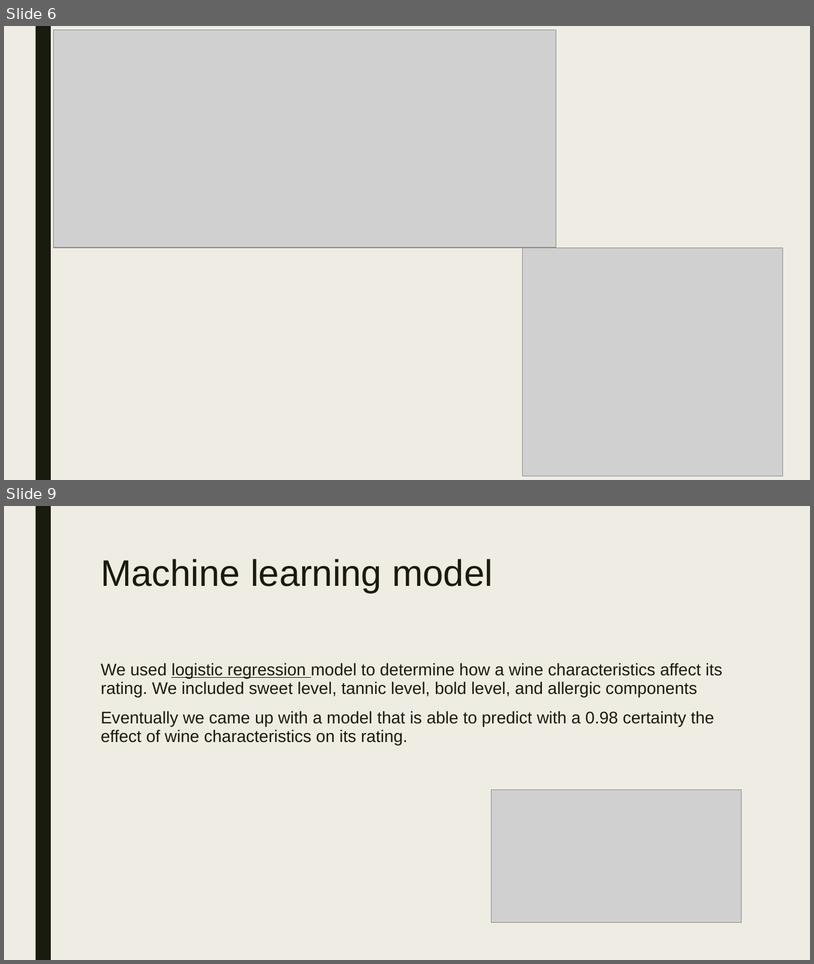
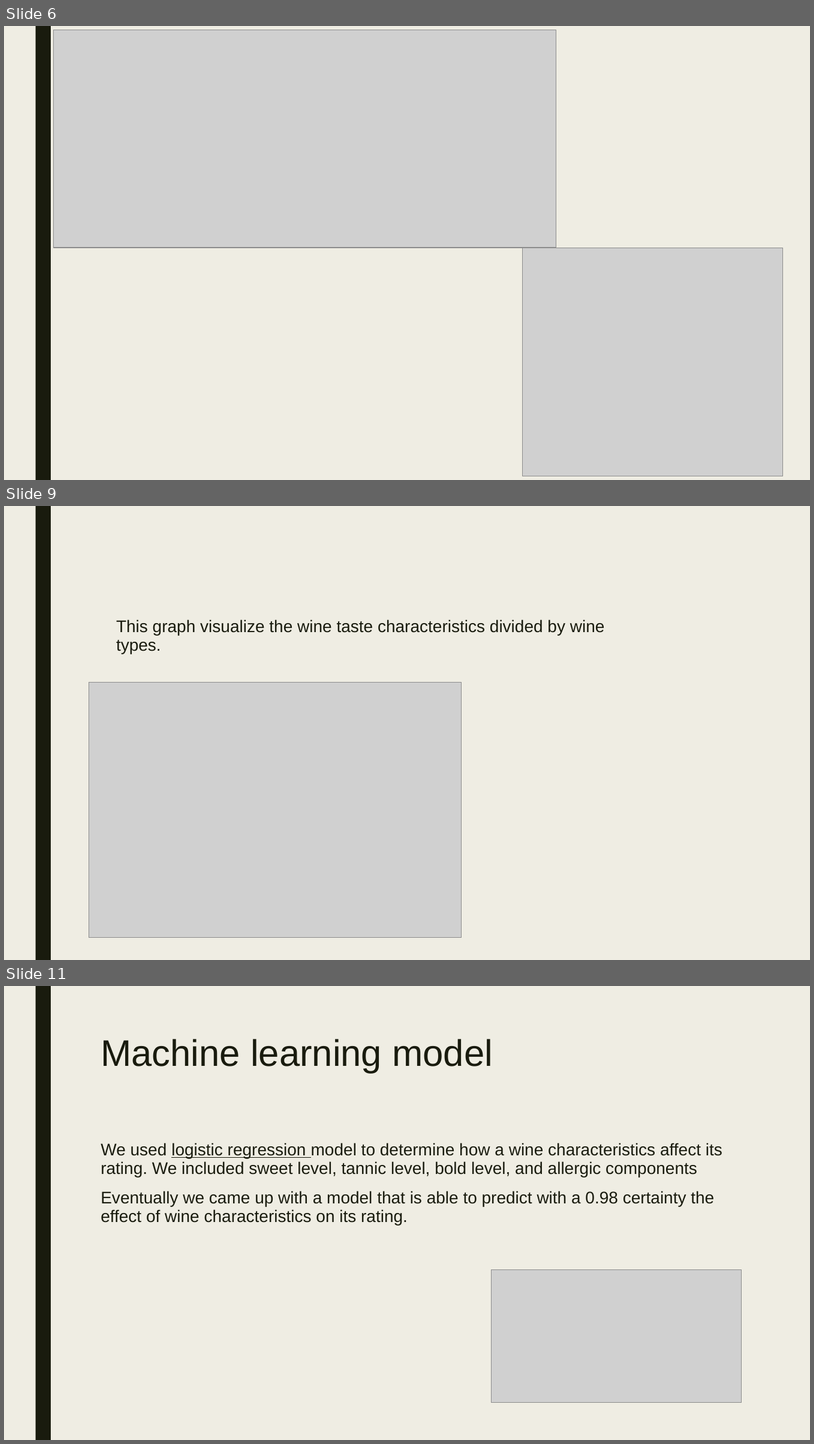
Before and after one commit to liamavargil/Data-Science---Final-Project, a slide deck: FINALPROJ.pptx. Shown one above the other, each under a label of ours: slides 6 and 9 before the commit, slides 6, 9 and 11 after it; the slides between them are not shown. The pictures are 814x964 and 814x1444 pixels, drawn with LibreOffice and Linux fonts; fonts in the diff are those of the drawing; grey boxes stand for pictures; background and template pictures are left out. Boxes give left, top, right and bottom in pixels: in the first picture for what was removed or moved away, otherwise in the second. Text is boxed around its words. In the diff, an @@ line names an element or a change of style, - is before the commit and + after.

```diff
--- a/FINALPROJ.pptx
+++ b/FINALPROJ.pptx
@@ slide 9 added at [4, 506, 810, 960], background #EFEDE3; not listed: 1 template element that a slide beside it also shows @@
@@ text added at [116, 619, 605, 654], 20 pt, text #191B0E @@
+This graph visualize the wine taste characteristics divided by wine types.
@@ picture added at [89, 682, 462, 937] @@
@@ what was slide 9 is now slide 11 @@
```
Also in this commit, not shown: 1 slide changed, 2 other slides added, 1 slide removed.
